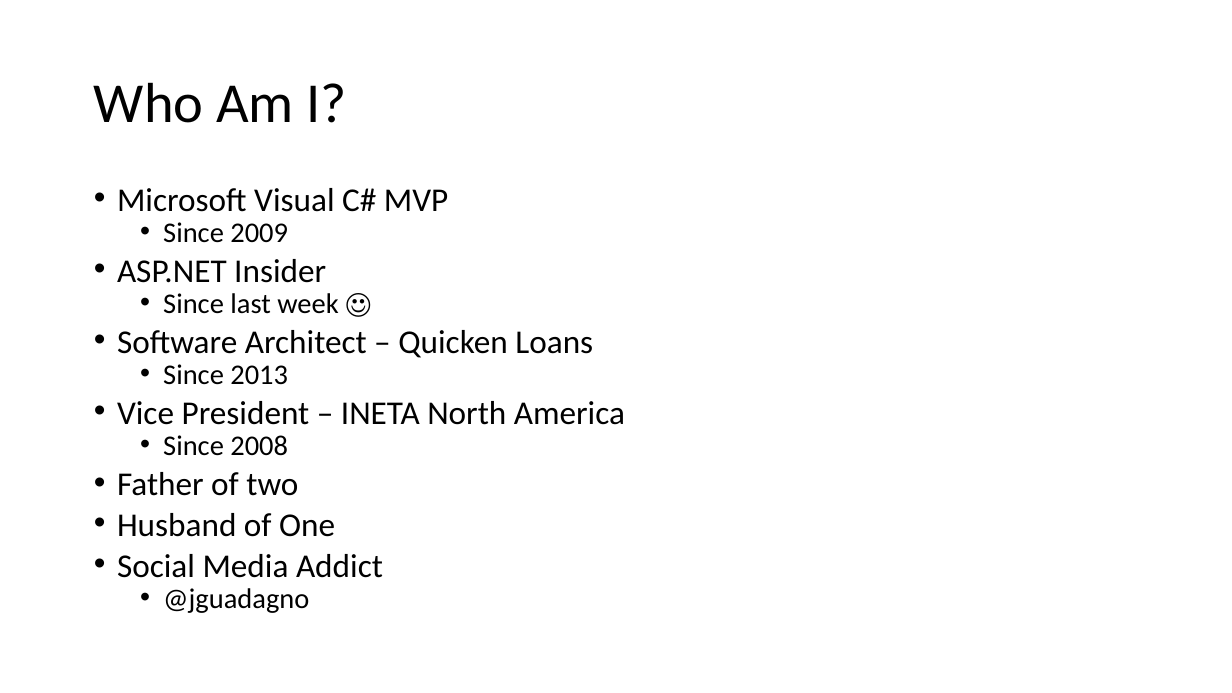
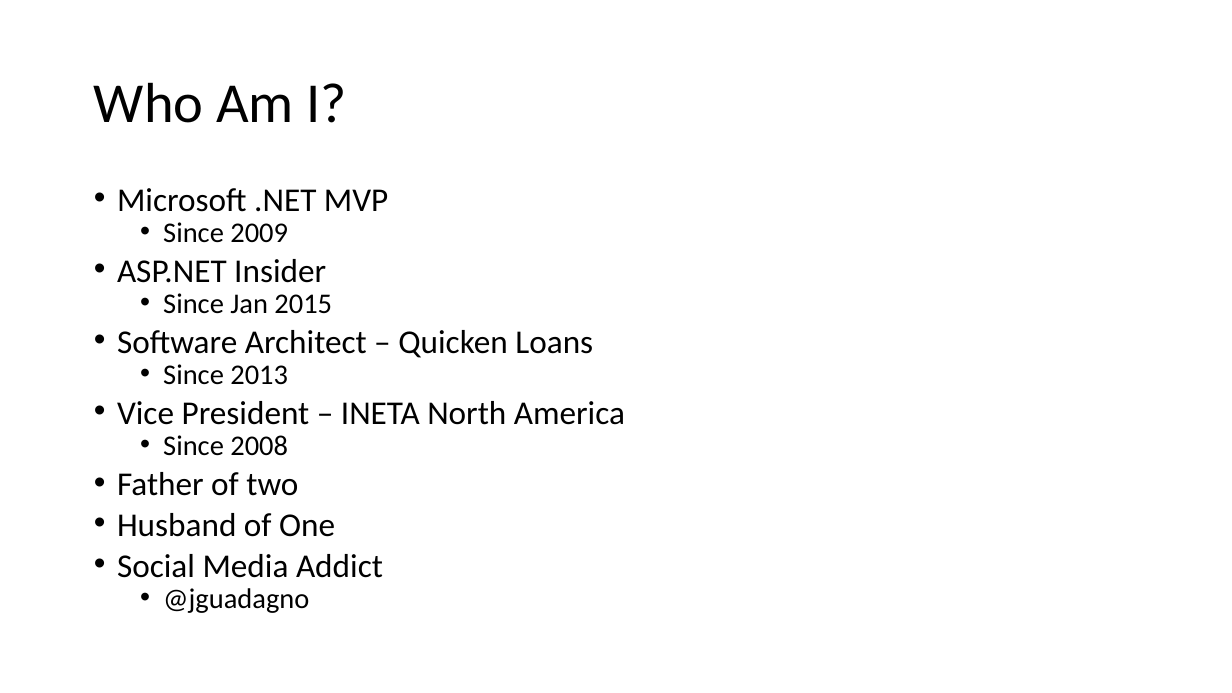
Before and after one commit to jguadagno/AzurePhotos, a slide deck: slide 2 of Azure Cloud Services.pptx. Drawn at 1232x693 pixels with LibreOffice and Linux fonts; fonts in the diff are those of the drawing. Boxes give left, top, right and bottom in pixels: in the first picture for what was removed or moved away, otherwise in the second. Text is boxed around its words. In the diff, an @@ line names an element or a change of style, - is before the commit and + after.

```diff
--- a/Azure Cloud Services.pptx
+++ b/Azure Cloud Services.pptx
@@ text at (x1=117, y1=188, x2=388, y2=212): text changed @@
-• Microsoft Visual C# MVP
+• Microsoft .NET MVP
@@ text at (x1=163, y1=293, x2=332, y2=314): text changed @@
-  • Since last week ☺
+  • Since Jan 2015
```
Also in this commit, not shown: 2 other slides changed, 2 other files.
